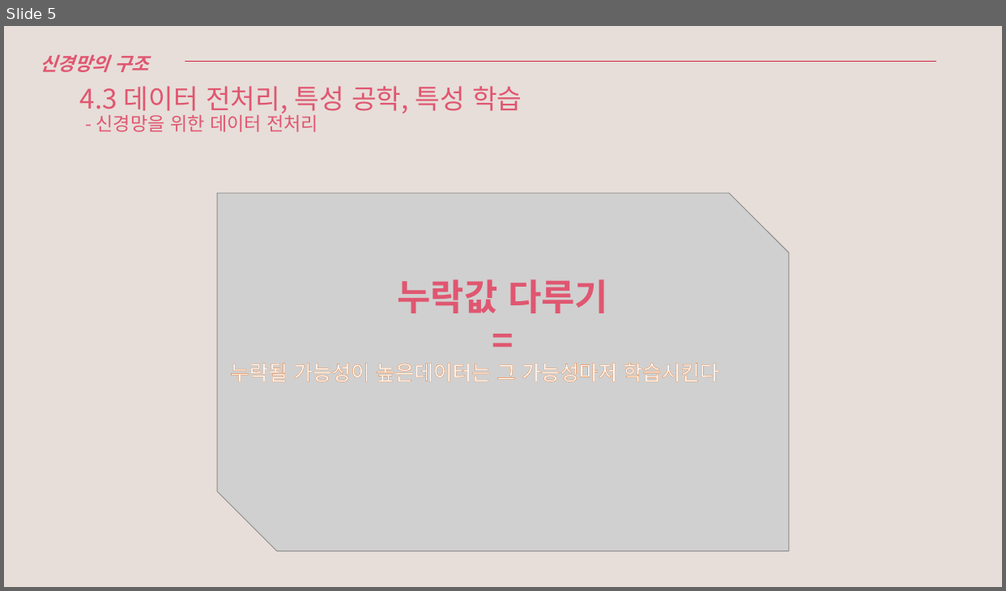
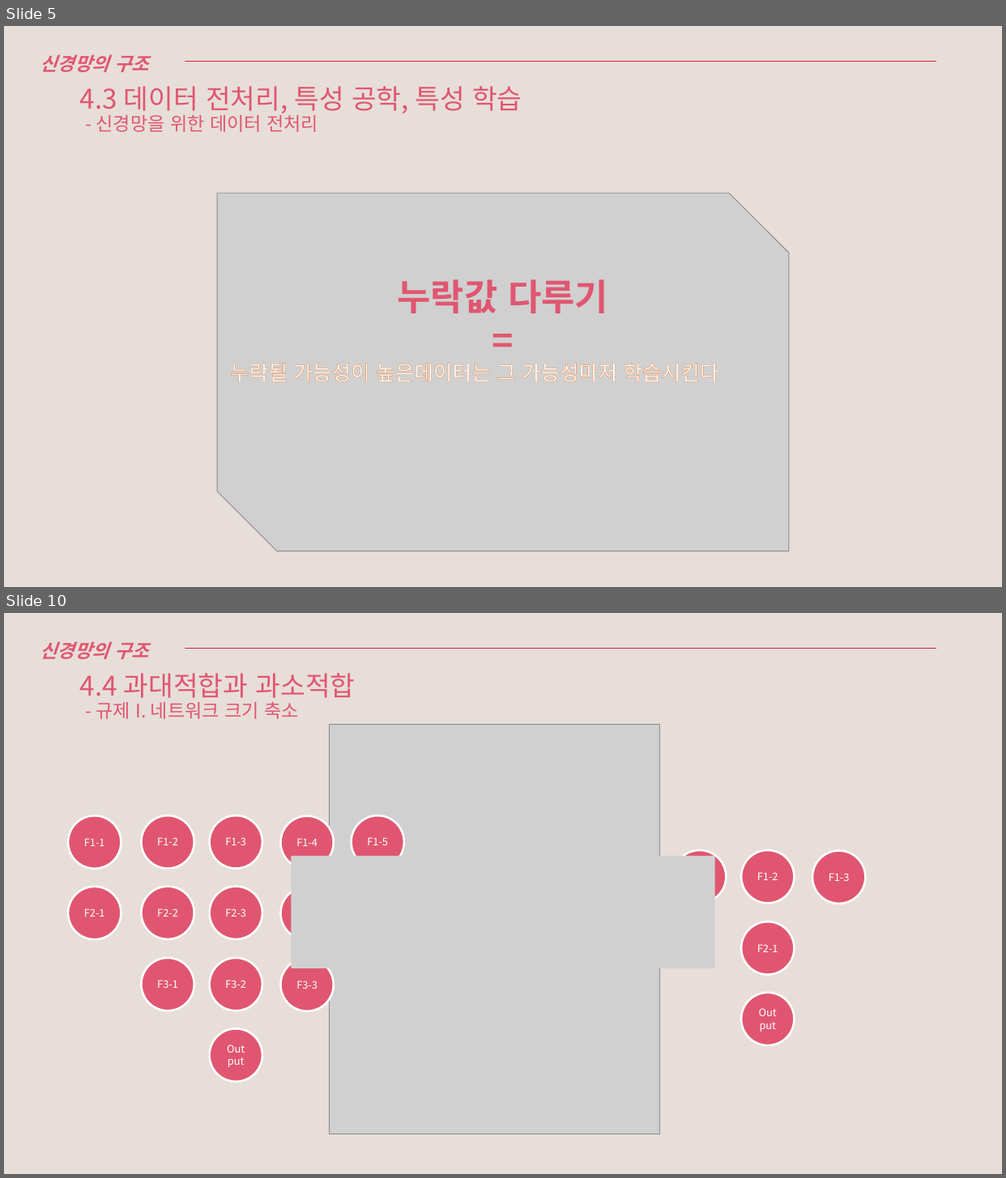
Before and after one commit to Leetaihaku/20W_DeepStudy, a slide deck: Deep_3,4.pptx. Shown one above the other, each under a label of ours: slide 5 before the commit, slides 5 and 10 after it; the slides between them are not shown. The pictures are 1006x591 and 1006x1178 pixels, drawn with LibreOffice and Linux fonts; fonts in the diff are those of the drawing; grey boxes stand for pictures. Boxes give left, top, right and bottom in pixels: in the first picture for what was removed or moved away, otherwise in the second. Text is boxed around its words. In the diff, an @@ line names an element or a change of style, - is before the commit and + after.

```diff
--- a/Deep_3,4.pptx
+++ b/Deep_3,4.pptx
@@ slide 10 added at <box>4,613,1002,1174</box>, background #E7DED9 @@
@@ text added at <box>40,641,149,659</box>, 18 pt, text #E05670, bold, italic @@
+신경망의 구조
@@ line added from (52, 648) to (937, 648), #D02646 0.5 pt @@
@@ title added at <box>80,673,356,719</box>, 18 pt, text #E05670 @@
+4.4 과대적합과 과소적합
+- 규제 I. 네트워크 크기 축소
@@ picture added at <box>329,725,660,1135</box> @@
@@ ellipse added at <box>68,815,121,869</box>, fill #E05670, outline #FFFFFF 2 pt, 10 pt, text #FFFFFF @@
+F1-1
@@ ellipse added at <box>141,815,194,869</box>, fill #E05670, outline #FFFFFF 2 pt, 10 pt, text #FFFFFF @@
+F1-2
@@ ellipse added at <box>209,815,262,869</box>, fill #E05670, outline #FFFFFF 2 pt, 10 pt, text #FFFFFF @@
+F1-3
@@ ellipse added at <box>281,815,334,869</box>, fill #E05670, outline #FFFFFF 2 pt, 10 pt, text #FFFFFF @@
+F1-4
@@ ellipse added at <box>351,815,404,869</box>, fill #E05670, outline #FFFFFF 2 pt, 10 pt, text #FFFFFF @@
+F1-5
@@ ellipse added at <box>673,850,727,904</box>, fill #E05670, outline #FFFFFF 2 pt @@
@@ ellipse added at <box>741,850,795,904</box>, fill #E05670, outline #FFFFFF 2 pt, 10 pt, text #FFFFFF @@
+F1-2
@@ ellipse added at <box>812,851,866,905</box>, fill #E05670, outline #FFFFFF 2 pt, 10 pt, text #FFFFFF @@
+F1-3
@@ picture added at <box>292,856,715,969</box> @@
@@ ellipse added at <box>68,887,121,940</box>, fill #E05670, outline #FFFFFF 2 pt, 10 pt, text #FFFFFF @@
+F2-1
@@ ellipse added at <box>141,886,194,939</box>, fill #E05670, outline #FFFFFF 2 pt, 10 pt, text #FFFFFF @@
+F2-2
@@ ellipse added at <box>209,886,262,939</box>, fill #E05670, outline #FFFFFF 2 pt, 10 pt, text #FFFFFF @@
+F2-3
@@ ellipse added at <box>281,887,334,940</box>, fill #E05670, outline #FFFFFF 2 pt @@
@@ ellipse added at <box>741,922,795,975</box>, fill #E05670, outline #FFFFFF 2 pt, 10 pt, text #FFFFFF @@
+F2-1
@@ ellipse added at <box>141,958,194,1012</box>, fill #E05670, outline #FFFFFF 2 pt, 10 pt, text #FFFFFF @@
+F3-1
@@ ellipse added at <box>209,958,262,1012</box>, fill #E05670, outline #FFFFFF 2 pt, 10 pt, text #FFFFFF @@
+F3-2
@@ ellipse added at <box>281,959,334,1012</box>, fill #E05670, outline #FFFFFF 2 pt, 10 pt, text #FFFFFF @@
+F3-3
@@ ellipse added at <box>741,993,795,1046</box>, fill #E05670, outline #FFFFFF 2 pt, 10 pt, text #FFFFFF @@
+Output
@@ ellipse added at <box>209,1029,262,1082</box>, fill #E05670, outline #FFFFFF 2 pt, 10 pt, text #FFFFFF @@
+Output
```
Also in this commit, not shown: 1 slide changed, 7 other slides added.
